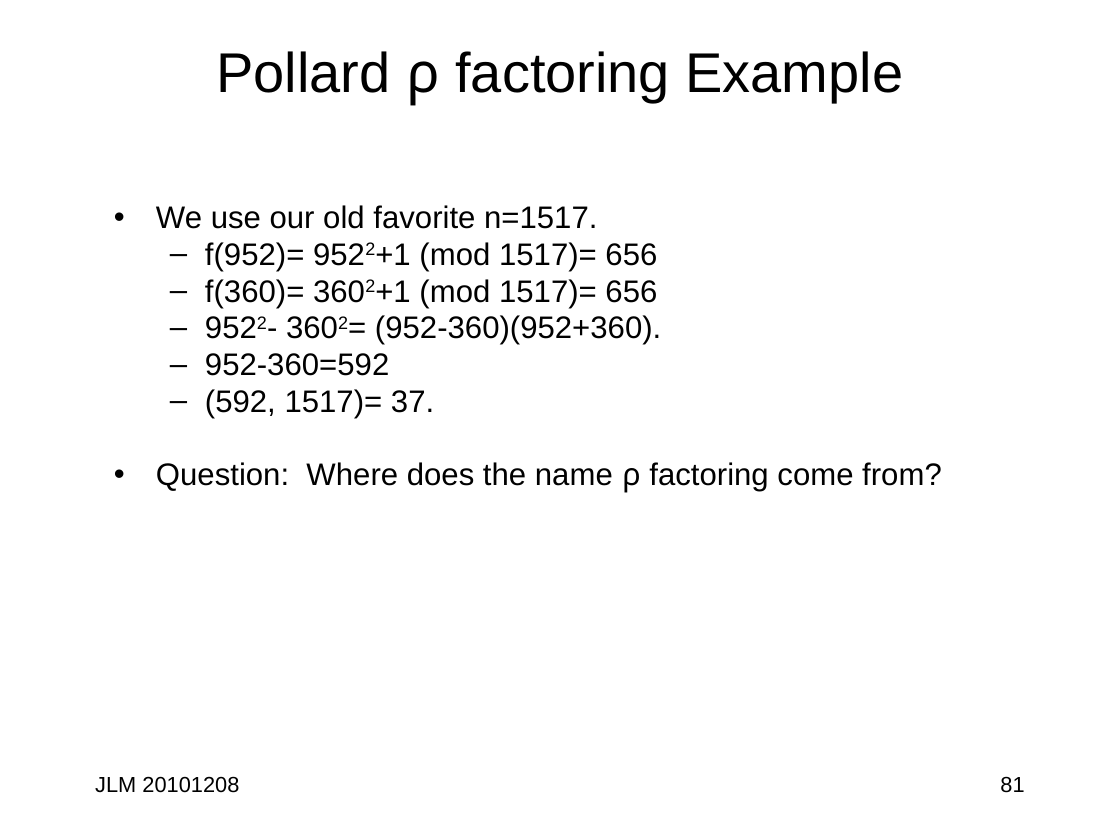
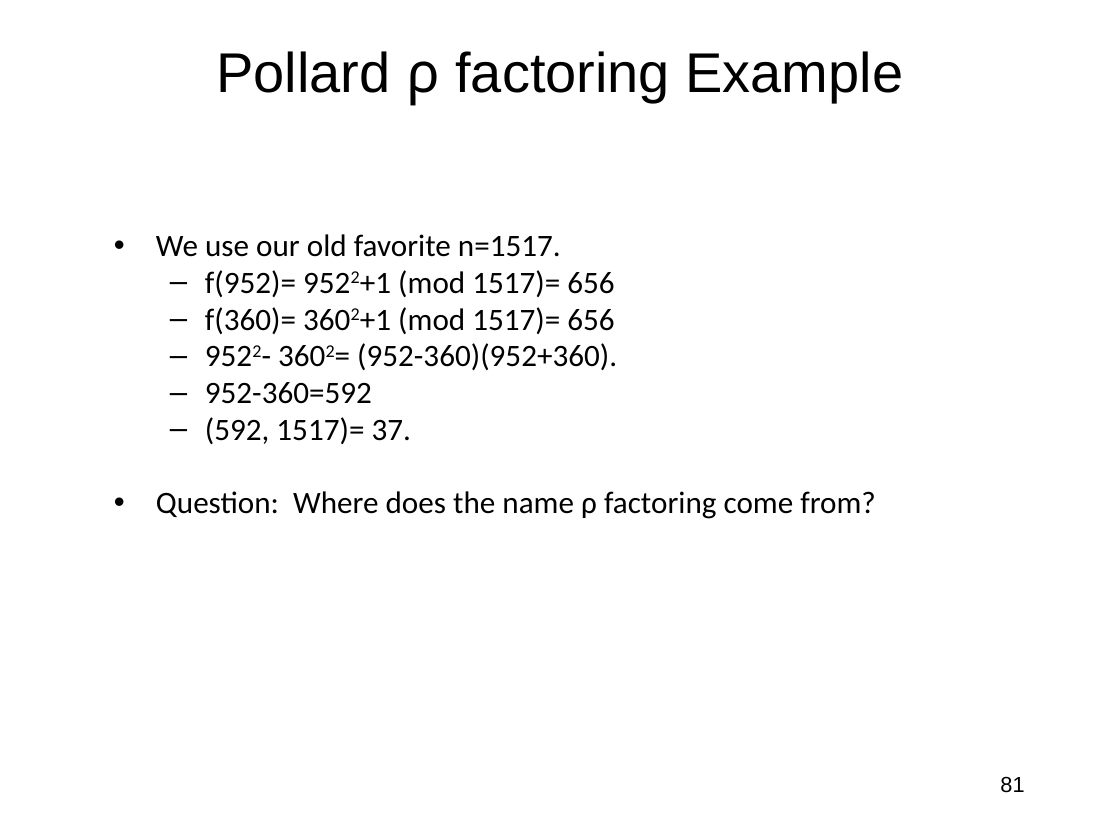
Before and after one commit to jlmucb/class_notes, a slide deck: slide 81 of BerkeleyClass/CS290Spring2013/Lectures/Cryptoclass7.pptx. Drawn at 1120x840 pixels with LibreOffice and Linux fonts; fonts in the diff are those of the drawing. Boxes give left, top, right and bottom in pixels: in the first picture for what was removed or moved away, otherwise in the second. Text is boxed around its words. In the diff, an @@ line names an element or a change of style, - is before the commit and + after.

```diff
--- a/BerkeleyClass/CS290Spring2013/Lectures/Cryptoclass7.pptx
+++ b/BerkeleyClass/CS290Spring2013/Lectures/Cryptoclass7.pptx
@@ text "We use our old favorite ...": place and size @@
-text "We use our old favorite ..." at [156, 205, 942, 493]
+text "We use our old favorite ..." at [156, 234, 876, 519]
@@ text "We use our old favorite ..." at [156, 234, 876, 519]: font Arial to Calibri; font Noto Sans Mono to Calibri in "ρ" @@
@@ text removed at [95, 776, 239, 793] @@
-JLM 20101208
```
Also in this commit, not shown: 74 other slides changed, 1 slide added, 1 slide removed, 18 other files.
